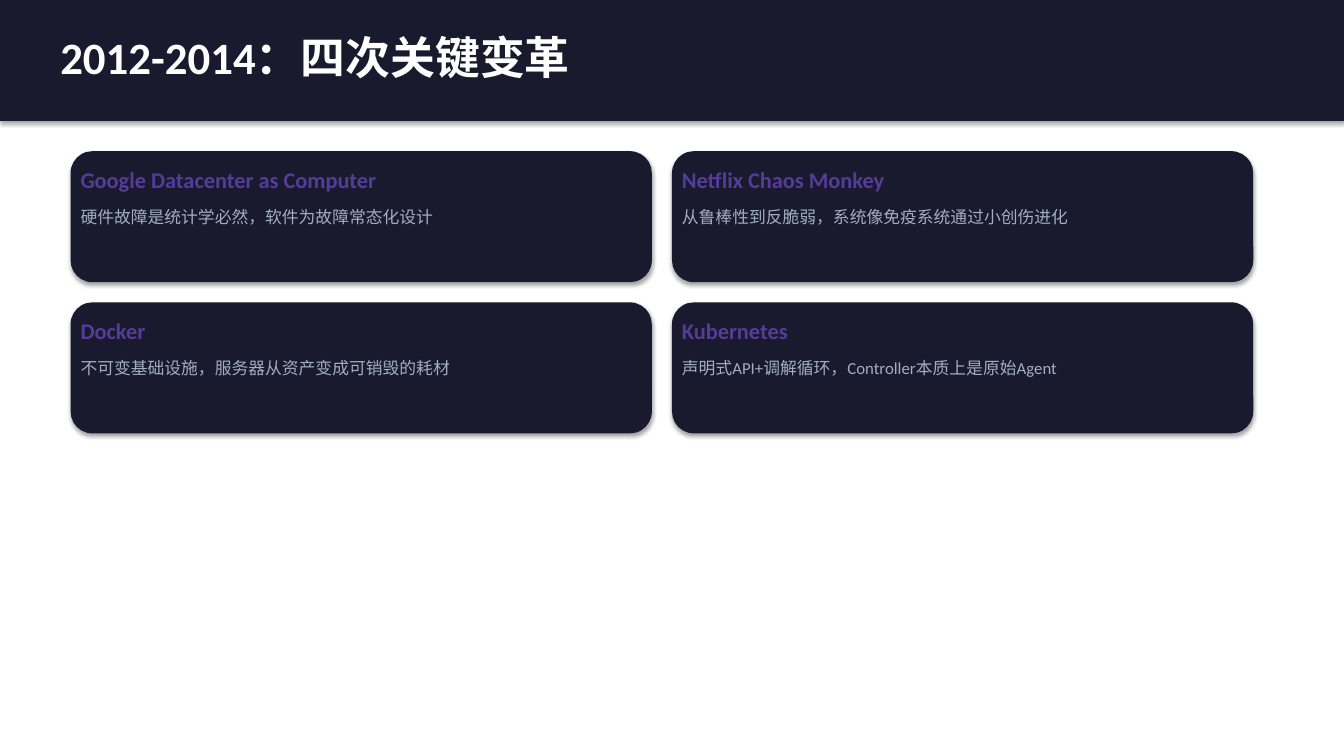
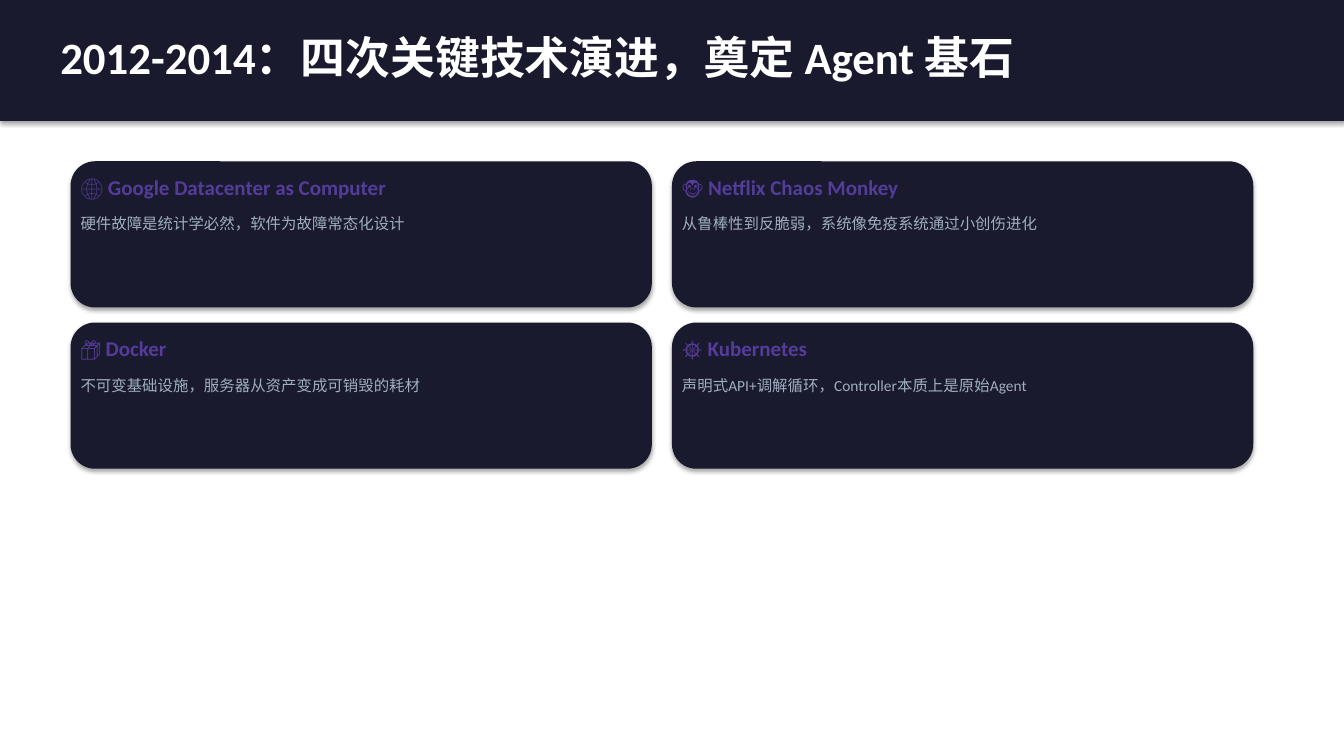
Before and after one commit to tanteng/blog, a slide deck: slide 6 of static/reports/agent-design-patterns-book-intro.pptx. Drawn at 1344x756 pixels with LibreOffice and Linux fonts; fonts in the diff are those of the drawing. Boxes give left, top, right and bottom in pixels: in the first picture for what was removed or moved away, otherwise in the second. Text is boxed around its words. In the diff, an @@ line names an element or a change of style, - is before the commit and + after.

```diff
--- a/static/reports/agent-design-patterns-book-intro.pptx
+++ b/static/reports/agent-design-patterns-book-intro.pptx
@@ text at box(60, 36, 1014, 82): text changed @@
-2012-2014：四次关键变革
+2012-2014：四次关键技术演进，奠定 Agent 基石
@@ rounded rectangle: place and size @@
-rounded rectangle at box(71, 151, 651, 282)
+rounded rectangle at box(71, 161, 651, 308)
@@ rounded rectangle: place and size @@
-rounded rectangle at box(673, 151, 1253, 282)
+rounded rectangle at box(673, 161, 1253, 308)
@@ text at box(108, 180, 386, 199): text changed; size 16 to 15 pt @@
-Google Datacenter as Computer
+🌐 Google Datacenter as Computer
@@ text at box(708, 180, 898, 198): text changed; size 16 to 15 pt @@
-Netflix Chaos Monkey
+🐵 Netflix Chaos Monkey
@@ text "硬件故障是统计学必然，软件为故障常态化设计": place and size @@
-text "硬件故障是统计学必然，软件为故障常态化设计" at box(81, 209, 433, 225)
+text "硬件故障是统计学必然，软件为故障常态化设计" at box(81, 216, 405, 231)
@@ text "从鲁棒性到反脆弱，系统像免疫系统通过小创伤进化": place and size @@
-text "从鲁棒性到反脆弱，系统像免疫系统通过小创伤进化" at box(682, 209, 1068, 225)
+text "从鲁棒性到反脆弱，系统像免疫系统通过小创伤进化" at box(682, 216, 1037, 231)
@@ rounded rectangle: place and size @@
-rounded rectangle at box(71, 302, 651, 434)
+rounded rectangle at box(71, 323, 651, 469)
@@ rounded rectangle: place and size @@
-rounded rectangle at box(673, 302, 1253, 434)
+rounded rectangle at box(673, 323, 1253, 469)
@@ text at box(106, 341, 167, 356): text changed; size 16 to 15 pt @@
-Docker
+📦 Docker
@@ text at box(708, 341, 807, 356): text changed; size 16 to 15 pt @@
-Kubernetes
+☸️ Kubernetes
@@ text "不可变基础设施，服务器从资产变成可销毁的耗材": place and size @@
-text "不可变基础设施，服务器从资产变成可销毁的耗材" at box(81, 360, 450, 376)
+text "不可变基础设施，服务器从资产变成可销毁的耗材" at box(81, 378, 421, 393)
@@ size 12 to 11 pt in 4 elements at box(81, 216, 405, 231), box(682, 216, 1037, 231), box(81, 378, 421, 393), box(682, 378, 1027, 394) @@
@@ text "声明式API+调解循环，Controller本质上是原始Agent": place and size @@
-text "声明式API+调解循环，Controller本质上是原始Agent" at box(682, 360, 1057, 377)
+text "声明式API+调解循环，Controller本质上是原始Agent" at box(682, 378, 1027, 394)
```
Also in this commit, not shown: 19 other slides changed, 5 slides added, 1 slide removed.
